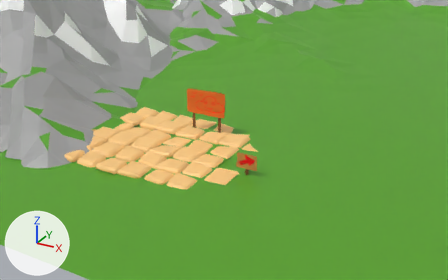
A saved change to the glTF model env.glb.
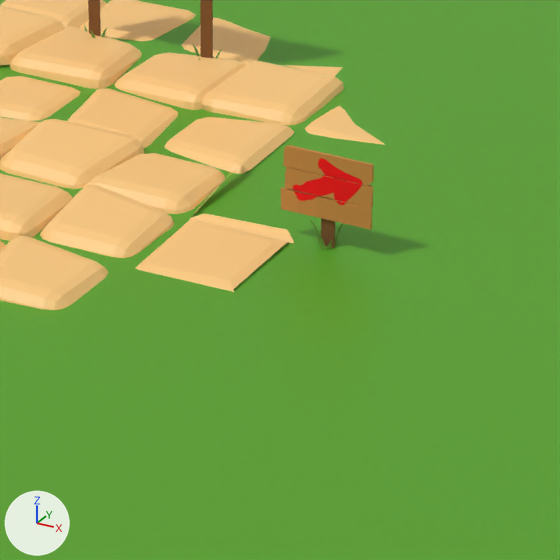
Each version is shown from a 50 mm lens placed at (11.1, -25.51, 13.87), pointed at (-2.19, -1.34, 1.79), then close up on the part from 39% to 67% of the width and 43% to 88% of the height. Every picture has the same lights, and +X, +Y and +Z are marked at lower left. The first two pictures are the older version. Where no turn or scale is listed for an object, it has been applied to the vertices.
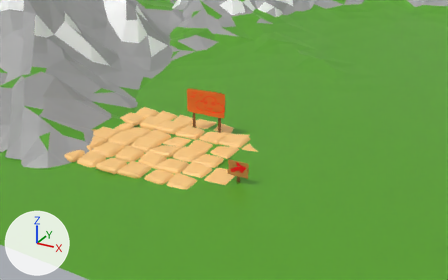
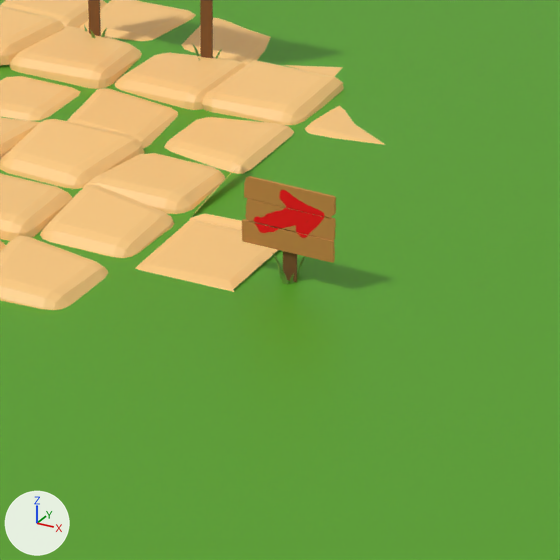
Boxes (x1, y1, x2, y2) around the edits, measured in the close-ups (560 x 560 px):
'Cylinder.004', moved
    before: (281, 145, 374, 250)
    after: (242, 176, 336, 285)

The edits, one by one:
Object 'Cylinder.004' (ob_cylinder_004) moves from (-1.09, -1.02, -0.03) to (-1.09, -1.93, -0.03).
